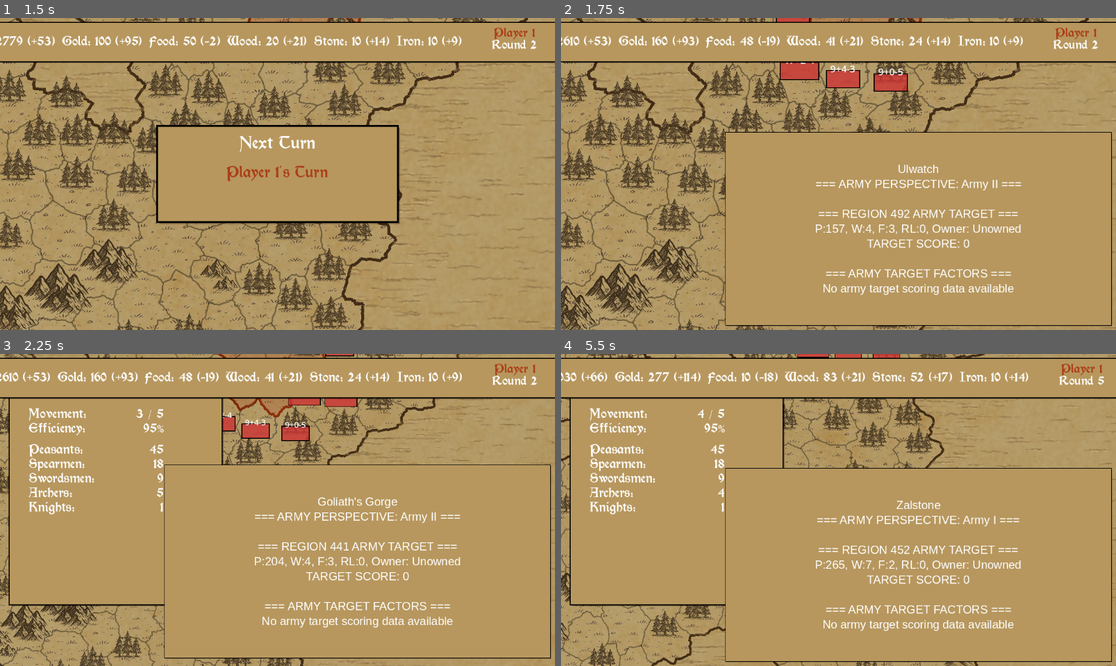
Above: before the commit, frames 1-4 (two rows, left to right).
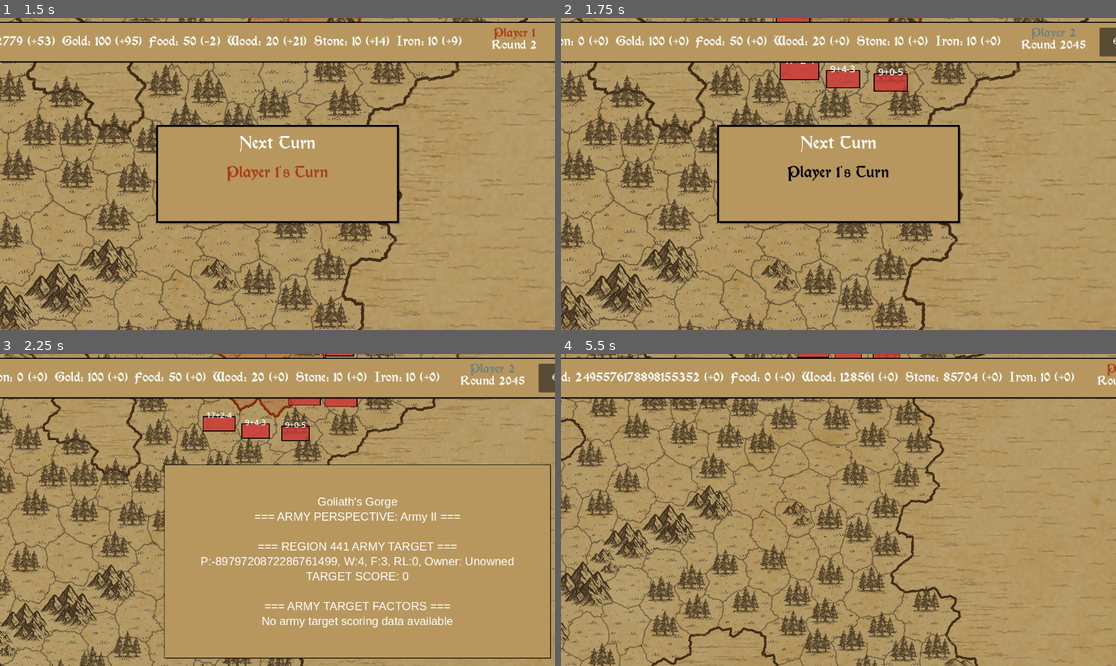
Above: after the commit, the same moments.

Repository: MagicKrol/vikings
Game: Godot game, scene res://main.tscn
Same seed, same stepped clock (60 frames per second), same inputs: the game is played once before the commit and once after it.
Inputs (mouse positions are in pixels of both pictures, inside the frame that each line leads up to):
- Up to frame 1 (1.5 s): tap Enter at 0.5 s; move the mouse to (399, 158) at 0.52 s; hold Right (ui_right) 0.53-1.25 s; hold Shift 0.53-1.25 s; click (399, 158) at 0.67 s; tap Space at 0.77 s; drag from (166, 189) to (249, 236) at 1.27 s
- Up to frame 2 (1.75 s): no input
- Up to frame 3 (2.25 s): tap Space at 2 s; move the mouse to (333, 441) at 2.02 s; hold Right (ui_right) from 2.03 s (still down); tap E at 2.1 s
- Up to frame 4 (5.5 s): release Right (ui_right) at 2.75 s; drag from (810, 572) to (672, 463) at 2.77 s; tap Enter at 3.5, 3.6 s; move the mouse to (1005, 556) at 3.52 s; hold Left (ui_left) 3.53-4.25 s; tap Space at 3.77, 5 s; drag from (672, 463) to (755, 432) at 4.27 s; move the mouse to (866, 510) at 5.02 s; hold Down (ui_down) from 5.03 s (still down); tap 9 at 5.1 s; click (866, 510) at 5.17 s

Frame 1 is identical in both runs. In frame 2, 10% of the frame differs, in the area x 0-100%, y 3-99%; in frame 3, 11%; in frame 4, 20%.
Error after the commit: Parse Error: Identifier "RaiseArmyDecision" not declared in the current scope. (res://EconomyAIManager.gd:285)

Commit message:
feat: improving raise army before test fixing

Diff:
--- a/EconomyAIManager.gd
+++ b/EconomyAIManager.gd
@@ -258,60 +258,57 @@
 
 # Decide whether to raise an army this turn
 func should_raise_army(candidate: Dictionary, player: Player) -> bool:
-	# Check if we have a valid candidate
+	# New normalized model: region/army ratio, avg distance (MP), recruits, gold
 	if candidate.is_empty():
 		DebugLogger.log("AIEconomy", "   Constraint: NO_CANDIDATE")
 		return false
 
-	# Check gold reserve constraint
-	var current_gold = player.get_resource_amount(ResourcesEnum.Type.GOLD)
-	var gold_after = current_gold - GameParameters.RAISE_ARMY_COST
+	var regions := region_manager.get_player_regions(player.get_player_id()).size()
+	var armies_arr := army_manager.get_player_armies(player.get_player_id())
+	var armies_count := armies_arr.size()
+
+	# Average MP distance from existing armies to the candidate castle
+	var castle_id: int = candidate["region_id"]
+	var avg_dist := _compute_avg_distance_to_castle(armies_arr, castle_id, player.get_player_id())
+	var recruits_total := int(candidate["recruits_total"])
+	var gold := int(player.get_resource_amount(ResourcesEnum.Type.GOLD))
+
+	# Hard gates
+	var gold_after := gold - GameParameters.RAISE_ARMY_COST
 	if gold_after < GameParameters.AI_RESERVE_GOLD_MIN:
-		DebugLogger.log("AIEconomy", "   Constraint: GOLD_RESERVE (current: %d, after: %d, min: %d)" % [current_gold, gold_after, GameParameters.AI_RESERVE_GOLD_MIN])
+		DebugLogger.log("AIEconomy", "   Gate FAIL: GOLD_RESERVE (current: %d, after: %d, min: %d)" % [gold, gold_after, GameParameters.AI_RESERVE_GOLD_MIN])
 		return false
-
-	# Check underpowered ratio constraint
-	if signals["underpowered_ratio"] > GameParameters.AI_MAX_UNDERPOWERED_RATIO:
-		DebugLogger.log("AIEconomy", "   Constraint: UNDERPOWERED_RATIO (%.2f > %.2f)" % [signals["underpowered_ratio"], GameParameters.AI_MAX_UNDERPOWERED_RATIO])
+	if recruits_total < GameParameters.AI_MIN_RECRUITS_FOR_RAISING:
+		DebugLogger.log("AIEconomy", "   Gate FAIL: RECRUITS_MIN (%d < %d)" % [recruits_total, GameParameters.AI_MIN_RECRUITS_FOR_RAISING])
 		return false
 
-	# Check if there's any frontier pressure
-	if signals["frontier_pressure"] <= 0:
-		DebugLogger.log("AIEconomy", "   Constraint: NO_FRONTIER_PRESSURE (%.2f)" % signals["frontier_pressure"])
-		return false
-
-	# Estimate support load after raising
-	var region_id = candidate["region_id"]
-	var armies_at_castle = 0
-	var armies = army_manager.get_player_armies(player.get_player_id())
-	for army in armies:
-		var army_region = army.get_parent()
-		if army_region and army_region.get_region_id() == region_id:
-			armies_at_castle += 1
-
-	var recruits_per_army_after = float(candidate["recruits_total"]) / float(armies_at_castle + 1)
-	if recruits_per_army_after < GameParameters.AI_MIN_RECRUITS_PER_ARMY_AFTER_RAISE:
-		DebugLogger.log("AIEconomy", "   Constraint: SUPPORT_LOAD (%.1f recruits/army < %d min)" % [recruits_per_army_after, GameParameters.AI_MIN_RECRUITS_PER_ARMY_AFTER_RAISE])
-		return false
-
-	# Calculate global score
-	var g_score = GameParameters.AI_RAISE_W_FRONTIER * signals["frontier_pressure"]
-	g_score += GameParameters.AI_RAISE_W_SPACING * signals["castle_spacing"]
-	g_score += GameParameters.AI_RAISE_W_BANK * signals["bank_ratio"]
-	g_score -= GameParameters.AI_RAISE_W_POWER_GAP * signals["power_gap_norm"]
-
-	DebugLogger.log("AIEconomy", "   Global score: %.1f (frontier: %.1f, spacing: %.1f, bank: %.1f, power_gap: -%.1f)" % [
-		g_score,
-		GameParameters.AI_RAISE_W_FRONTIER * signals["frontier_pressure"],
-		GameParameters.AI_RAISE_W_SPACING * signals["castle_spacing"],
-		GameParameters.AI_RAISE_W_BANK * signals["bank_ratio"],
-		GameParameters.AI_RAISE_W_POWER_GAP * signals["power_gap_norm"]
-	])
-	DebugLogger.log("AIEconomy", "   Threshold: %.1f" % GameParameters.AI_RAISE_THRESHOLD)
-
-	var decision = g_score >= GameParameters.AI_RAISE_THRESHOLD
+	var decision := RaiseArmyDecision.should_raise_army_simple(regions, armies_count, avg_dist, recruits_total, gold)
+	var s := RaiseArmyDecision.score(regions, armies_count, avg_dist, recruits_total, gold)
+	DebugLogger.log("AIEconomy", "   Score: %.2f (r=%d, a=%d, dist=%.1f, rec=%d, gold=%d) vs thr=%.2f" % [
+		s, regions, armies_count, avg_dist, recruits_total, gold, GameParameters.AI_RAISE_THRESHOLD_NORM])
 	DebugLogger.log("AIEconomy", "   Decision: %s" % ("RAISE" if decision else "DECLINE"))
 	return decision
+
+func _compute_avg_distance_to_castle(armies_arr: Array[Army], castle_region_id: int, player_id: int) -> float:
+	if armies_arr.size() == 0:
+		return float(GameParameters.AI_RAISE_DIST_MAX)
+	var pf := ArmyPathfinder.new(region_manager, army_manager)
+	var total := 0.0
+	var count := 0
+	for a in armies_arr:
+		var on_region := a.get_parent() as Region
+		if not on_region:
+			continue
+		var src := on_region.get_region_id()
+		var res := pf.find_path_to_target(src, castle_region_id, player_id)
+		var cost := float(GameParameters.AI_RAISE_DIST_MAX)
+		if res.get("success", false):
+			cost = float(res.get("cost", int(GameParameters.AI_RAISE_DIST_MAX)))
+		total += cost
+		count += 1
+	if count == 0:
+		return float(GameParameters.AI_RAISE_DIST_MAX)
+	return total / float(count)
 
 # Execute the army raising at the specified region
 func execute_raise_army(player_id: int, region_id: int) -> bool:
--- a/GameParameters.gd
+++ b/GameParameters.gd
@@ -116,8 +116,7 @@
 const AI_MIN_RECRUITS_PER_ARMY_AFTER_RAISE = 25  # Support load target after raising
 # Scoring Weights for global decision
 const AI_RAISE_W_FRONTIER = 20.0               # Weight for frontier pressure
-const AI_RAISE_W_SPACING = 10.0                # Weight for castle spacing
-const AI_RAISE_W_BANK = 15.0                   # Weight for bank ratio
+const AI_RAISE_W_SPACING = 10.0                # Weight for castle spacing              # Weight for bank ratio
 const AI_RAISE_W_POWER_GAP = 25.0              # Weight for power gap (negative contribution)
 # Candidate scoring weights
 const AI_CAND_W_RECRUITS = 40.0                # Weight for recruit availability
@@ -127,6 +126,22 @@
 const AI_RAISE_THRESHOLD = 35.0                # Global decision cutoff score
 # Target army power for raise army decisions
 const AI_TARGET_ARMY_POWER = 100               # Target power threshold for underpowered armies
+
+# New raise-army decision tuning (normalized model)
+const AI_RAISE_R2A_BAND_MIN = 3.0
+const AI_RAISE_R2A_BAND_MAX = 5.0
+const AI_RAISE_DIST_MIN = 2.0
+const AI_RAISE_DIST_MAX = 10.0
+const AI_RAISE_RECRUITS_MIN = AI_MIN_RECRUITS_FOR_RAISING
+const AI_RAISE_RECRUITS_MAX = 200
+const AI_RAISE_BANK_RESERVE = AI_RESERVE_GOLD_MIN
+const AI_RAISE_BANK_MAX = AI_RESERVE_GOLD_MIN + 170
+const AI_RAISE_SUPPORT_MIN = 0.25
+const AI_RAISE_W_R2A = 0.50
+const AI_RAISE_W_DIST = 0.20
+const AI_RAISE_W_RECRUITS = 0.20
+const AI_RAISE_W_BANK = 0.10
+const AI_RAISE_THRESHOLD_NORM = 0.50
 
 ## AI Peasants-Only Recruitment Parameters
 # Minimum peasant share threshold
Not shown, changed: PROJECT_MAP.MD
